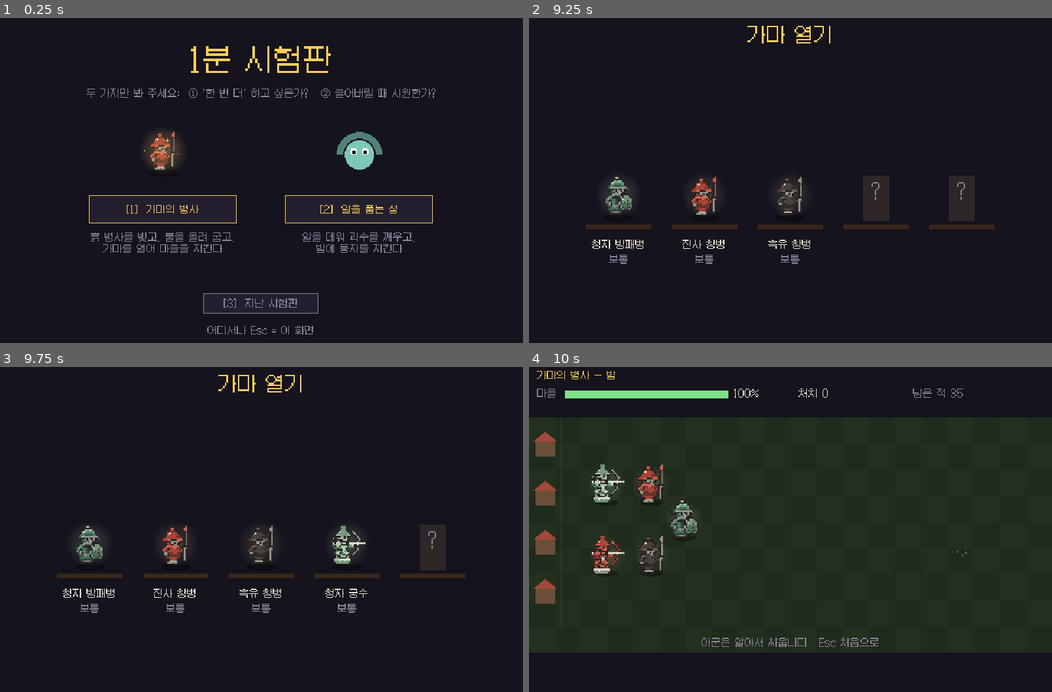
Above: before the commit, frames 1-4 (two rows, left to right).
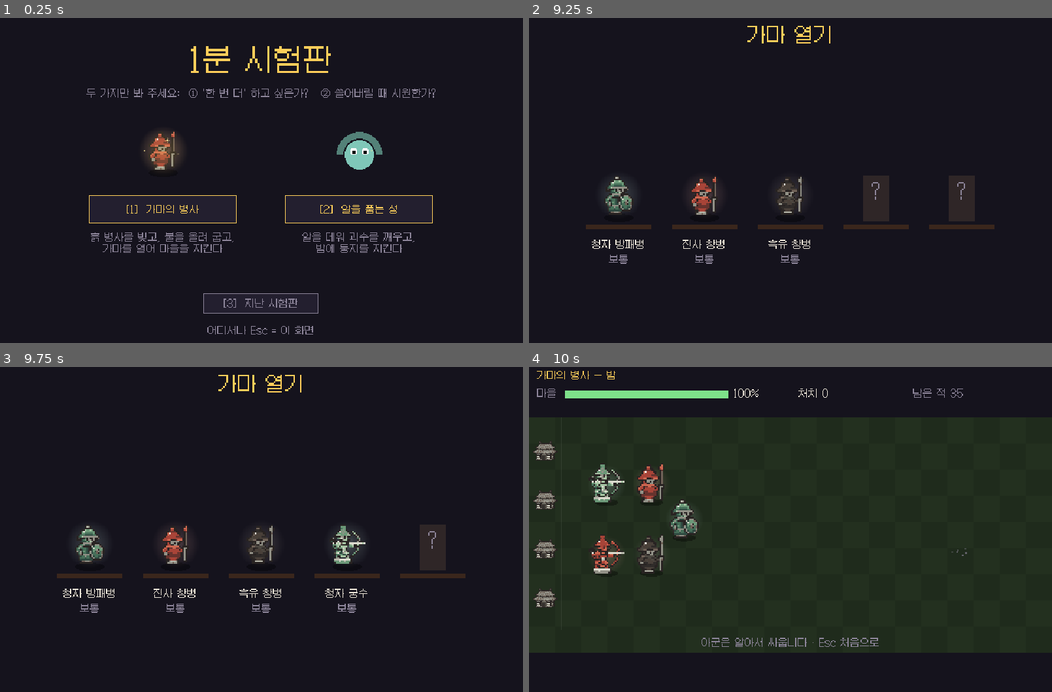
Above: after the commit, the same moments.

Repository: ychan94/game
Game: Godot game, scene res://src/game/launcher.tscn
The game is run twice, just before and just after one commit, with the same random seed, the same clock (stepped at 60 frames per second) and the same inputs.
Inputs (mouse positions are in pixels of both pictures, inside the frame that each line leads up to):
- Up to frame 1 (0.25 s): no input
- Up to frame 2 (9.25 s): tap Enter at 0.5, 0.6, 2.3, 2.75, 2.85, 4.25, 4.55, 6.8, 9.05 s; move the mouse to (905, 164) at 0.52 s; hold D 0.53-1.28 s; click (905, 164) at 0.67 s; tap Space at 0.77, 1.52, 2, 3.02, 3.5, 3.77, 4.52, 6.02, 6.77, 7.52, 9.02 s; tap Keypad Enter at 0.8, 1.35, 3.05, 3.6, 5.3, 7.55 s; move the mouse to (685, 196) at 1.27 s; hold S 1.28-2.03 s; tap E at 1.55, 2.1, 3.8, 6.05, 8.3 s; move the mouse to (842, 109) at 2.02 s; hold D 2.03-2.78 s; move the mouse to (764, 245) at 2.77 s; hold W 2.78-3.53 s; click (764, 245) at 2.92 s; move the mouse to (947, 229) at 3.52 s; hold A 3.53-5.03 s; move the mouse to (633, 131) at 4.27 s; tap R at 4.35 s; move the mouse to (816, 180) at 5.02 s; hold S 5.03-5.78 s; tap 1 at 5.1 s; click (816, 180) at 5.17 s; move the mouse to (712, 99) at 5.77 s; hold D 5.78-6.53 s; tap 2 at 5.85 s; move the mouse to (905, 164) at 6.52 s; hold W 6.53-7.28 s; tap 3 at 6.6 s; move the mouse to (685, 196) at 7.27 s; hold D 7.28-8.03 s; tap 0 at 7.35 s; click (685, 196) at 7.42 s; move the mouse to (842, 109) at 8.02 s; hold S 8.03-8.78 s; tap 4 at 8.1 s; move the mouse to (764, 245) at 8.77 s; hold A from 8.78 s (still down); tap 5 at 8.85 s
- Up to frame 3 (9.75 s): move the mouse to (418, 578) at 9.52 s; release A at 9.53 s; hold W from 9.53 s (still down); tap 6 at 9.6 s; click (418, 578) at 9.67 s
- Up to frame 4 (10 s): keep holding W; tap Space at 9.77 s; tap Keypad Enter at 9.8 s

Frames 1-3 are identical in both runs. In frame 4, 1.1% of the frame differs, in the area x 0-6%, y 19-74%.

Commit message:
규칙: 가마의 병사 한 판 = 밤 5번, 병사 누적·다시 굽기·합치기·흙, 합동 기술 파도
사용자 요청(병사 누적, 요변 말고도 강해질 방법, 합동 기술이 보이게)에 따라
- src/proto/kiln_run.gd: 밤 5번, 병사 자리 6(+1/밤), 흙 경제, 빚기(흙3)·다시 굽기(흙2, 등급 안 내려감)·합치기(같은 병사 3 → 별+1, 확정)
- 밤마다 도깨비 체력 +36%, 다섯째 밤 도깨비 대장 / 합동 기술은 마을 쪽에서 휩쓰는 파도 / 도깨비끼리 겹치지 않게
- 기준 그림의 도깨비·한옥을 게임에 넣음 (assets/sprites/enemy/goblin.png, field/house.png)
- 테스트: test_kiln_run 7개 (누적·자리·흙·다시 굽기·합치기·파도·다섯 밤 균형), 실행기가 해석 못 하는 테스트 파일에서 멈추지 않게
검사: p0·p1·boss 통과. 균형: 안전파 4/6 승 (넷째·다섯째 밤 아슬아슬)

Co-Authored-By: Claude Opus 5.5 <noreply@anthropic.com>
Claude-Session: https://claude.ai/code/session_013YWHGz7E5qjq6QhV64LkwS

Diff:
--- a/src/proto/battle.gd
+++ b/src/proto/battle.gd
@@ -46,6 +46,7 @@
 var stats := {"kills": 0, "specials": 0, "synergies": 0, "damage": 0.0}
 var _next_id := 1
 var synergy_power: float = D.SYNERGY_POWER
+var waves: Array = []           # 지나가는 합동 기술 파도 [{element, x, power}]
 
 
 func _init(seed_value: int, plan: Array = []) -> void:
@@ -125,9 +126,11 @@
 		var e: Array = spawn_queue.pop_front()
 		add_enemy(e[1], rng.randf_range(30.0, FIELD.size.y - 30.0), e[2] if e.size() > 2 else {})
 	_synergy()
+	_move_waves()
 	for u in units:
 		if u.alive:
 			_act(u)
+	_spread_enemies()
 	var keep: Array = []
 	for u in units:
 		if u.alive:
@@ -287,9 +290,37 @@
 			stats["synergies"] += 1
 			var power: float = synergy_power * counts[e] / D.SYNERGY_COUNT
 			events.append({"kind": "synergy", "element": e, "count": counts[e], "name": D.SYNERGY_NAME[e]})
-			for t in units:
-				if t.alive and t.team == "enemy":
-					_element_burst(t, e, power, null)
+			waves.append({"element": e, "x": VILLAGE_X, "power": power})
+
+
+## 합동 기술 파도: 마을 쪽에서 오른쪽으로 휩쓸며, 지나가는 자리의 적이 맞는다
+func _move_waves() -> void:
+	for w in waves:
+		var x0: float = w["x"]
+		w["x"] = x0 + D.SYNERGY_WAVE_SPEED
+		for u in units:
+			if u.alive and u.team == "enemy" and u.pos.x > x0 and u.pos.x <= w["x"]:
+				_element_burst(u, w["element"], w["power"], null)
+	waves = waves.filter(func(w): return w["x"] < FIELD.size.x + 20.0)
+
+
+## 도깨비끼리 겹치지 않게 살짝 밀어낸다
+func _spread_enemies() -> void:
+	var es: Array = []
+	for u in units:
+		if u.alive and u.team == "enemy" and u.stun_t == 0:
+			es.append(u)
+	for i in es.size():
+		for j in range(i + 1, es.size()):
+			var a = es[i]
+			var c = es[j]
+			var d: Vector2 = c.pos - a.pos
+			var m: float = maxf(D.ENEMY_SPREAD, (a.radius + c.radius) * 0.8)
+			var l := d.length()
+			if l > 0.01 and l < m:
+				var push := d / l * (m - l) * 0.25
+				a.pos -= push
+				c.pos += push
 
 
 func _element_burst(t: U, element: String, power: float, src) -> void:
--- a/src/proto/data.gd
+++ b/src/proto/data.gd
@@ -47,12 +47,15 @@
 const SYNERGY_FIRST := 180       # 첫 합동 기술은 3초 뒤
 const SYNERGY_EVERY := 480       # 그 뒤 8초마다
 const SYNERGY_POWER := 12.0      # 합동 기술 기본 위력 (같은 속성 3마리 기준). 높으면 승부가 합동 기술 하나로 갈린다
+const SYNERGY_WAVE_SPEED := 9.0  # 합동 기술 파도가 마을 쪽에서 전장을 휩쓰는 속도 (프레임당 px). 지나가는 순서대로 맞는다
+const ENEMY_SPREAD := 20.0       # 도깨비끼리 서로 밀어내는 거리 (겹쳐 보이지 않게, 몸 크기와 별개)
 
 # ---------- 적 (도깨비) ----------
 const ENEMIES := {
 	"goblin": {"name": "도깨비", "hp": 30.0, "atk": 6.0, "speed": 0.7, "range": 22.0, "cd": 50, "village": 8.0, "radius": 9.0},
 	"imp": {"name": "도깨비불", "hp": 18.0, "atk": 5.0, "speed": 0.8, "range": 110.0, "cd": 70, "village": 6.0, "radius": 7.0},
 	"brute": {"name": "큰 도깨비", "hp": 110.0, "atk": 14.0, "speed": 0.45, "range": 26.0, "cd": 80, "village": 20.0, "radius": 14.0},
+	"chief": {"name": "도깨비 대장", "hp": 1200.0, "atk": 24.0, "speed": 0.35, "range": 30.0, "cd": 70, "village": 80.0, "radius": 20.0},
 }
 const VILLAGE_HP := 160.0        # 새어 들어온 피해가 서서히 쌓이게 (낮으면 '완승 아니면 완패'가 된다)
 
@@ -64,20 +67,48 @@
 const WAVE_RUSH := 6              # 마지막 몰려오기 마릿수
 
 
-static func wave_plan() -> Array:
+static func wave_plan(night := 1) -> Array:
+	var n := maxi(1, night)
+	var every := maxi(22, WAVE_GOBLIN_EVERY - (n - 1) * 5)
+	var hp_mul := 1.0 + (n - 1) * NIGHT_HP_GROWTH
+	var st := func(kind: String) -> Dictionary:
+		return {} if n == 1 else {"hp": ENEMIES[kind]["hp"] * hp_mul}
 	var plan: Array = []
 	var f := 60
 	while f <= 1100:
-		plan.append([f, "goblin"])
-		f += WAVE_GOBLIN_EVERY
-	for f2 in WAVE_IMPS:
-		plan.append([f2, "imp"])
-	for f3 in WAVE_BRUTES:
-		plan.append([f3, "brute"])
-	for i in WAVE_RUSH:
-		plan.append([1150 + i * 12, "goblin"])
+		plan.append([f, "goblin", st.call("goblin")])
+		f += every
+	var imps: Array = WAVE_IMPS.duplicate()
+	var brutes: Array = WAVE_BRUTES.duplicate()
+	for i in n - 1:
+		imps.append(300 + i * 170)
+		brutes.append(620 + i * 140)
+	for f2 in imps:
+		plan.append([f2, "imp", st.call("imp")])
+	for f3 in brutes:
+		plan.append([f3, "brute", st.call("brute")])
+	for i in WAVE_RUSH + (n - 1) * 2:
+		plan.append([1150 + i * 12, "goblin", st.call("goblin")])
+	if n >= KILN_NIGHTS:
+		plan.append([1250, "chief", {}])
 	plan.sort_custom(func(a, b): return a[0] < b[0])
 	return plan
+
+
+# ---------- 여러 밤 (가마의 병사 한 판) ----------
+const KILN_NIGHTS := 5            # 다섯째 밤에 도깨비 대장
+const NIGHT_HP_GROWTH := 0.36     # 밤마다 도깨비 체력 +36% (0.22 너무 쉬움, 0.42 너무 어려움 — 봇 균형 검사)
+const ARMY_CAP_START := 6         # 병사 자리
+const ARMY_CAP_PER_NIGHT := 1     # 밤마다 자리 +1
+const CLAY_START := 15            # 처음 흙 (병사 5명)
+const CLAY_CRAFT := 3             # 새 병사 빚기
+const CLAY_REFIRE := 2            # 있는 병사 다시 굽기
+const CLAY_PER_NIGHT := 6         # 밤을 넘기면 흙
+const CLAY_PER_KILLS := 4         # 처치 4마리마다 흙 1
+const MERGE_COUNT := 3            # 같은 병사 3명 → 별 +1
+const MAX_STAR := 3
+const STAR_MUL := {1: 1.0, 2: 1.8, 3: 3.0}
+const VILLAGE_REPAIR := 30.0      # 밤이 지나면 마을 체력 회복
 
 
 # ---------- 가마 (B) ----------
--- a/src/proto/kiln.gd
+++ b/src/proto/kiln.gd
@@ -60,16 +60,25 @@
 		if use_guarantee and i == 0:
 			r["tier"] = "legend"
 			r["lucky"] = true  # 파편으로 확정된 요변
-		elif rng.randf() < o["crack"]:
-			r["cracked"] = true
-			shards += 1
-		elif rng.randf() < o["legend"]:
-			r["tier"] = "legend"
-		elif rng.randf() < o["fine"]:
-			r["tier"] = "fine"
+		else:
+			var rr := roll(o)
+			r["cracked"] = rr["cracked"]
+			r["tier"] = rr["tier"]
 		r["name"] = "%s %s" % [D.GLAZE_NAME[r["element"]], D.ROLE_NAME_KILN[r["role"]]]
 		results.append(r)
 	return results
+
+
+## 병사 한 명 굽기: 깨짐 → 요변 → 상품 순서. 깨지면 파편 +1
+func roll(o: Dictionary) -> Dictionary:
+	if rng.randf() < o["crack"]:
+		shards += 1
+		return {"cracked": true, "tier": "normal"}
+	if rng.randf() < o["legend"]:
+		return {"cracked": false, "tier": "legend"}
+	if rng.randf() < o["fine"]:
+		return {"cracked": false, "tier": "fine"}
+	return {"cracked": false, "tier": "normal"}
 
 
 func make_battle(seed_value: int):
--- /dev/null
+++ b/src/proto/kiln_run.gd
@@ -0,0 +1,189 @@
+extends RefCounted
+## 가마의 병사 한 판: 밤 5번. 병사는 밤이 지나도 남는다.
+##   준비 (빚기 · 다시 굽기 · 합치기) → 가마 (불 올리고 열기) → 밤 (전투) → 흙 보상 → 준비 …
+## 억울하지 않은 운: 다시 굽기는 등급이 절대 내려가지 않는다 · 불 4까지는 안 깨진다 · 합치기는 운 없이 확정
+
+const D = preload("res://src/proto/data.gd")
+const Kiln = preload("res://src/proto/kiln.gd")
+const Battle = preload("res://src/proto/battle.gd")
+
+var rng := RandomNumberGenerator.new()
+var kiln                         # 불 세기·확률·파편을 맡는다
+var night := 1
+var clay := D.CLAY_START
+var village_hp := D.VILLAGE_HP
+var army: Array = []             # [{id, role, element, tier, star, name}]
+var queue: Array = []            # 가마에 넣은 것 [{kind: "new"/"refire", role, element, id(다시 굽기)}]
+var results: Array = []          # 방금 연 가마 결과 (화면용)
+var state := "prep"              # prep → (가마) → night → prep … → won / lost
+var last_kills := 0
+var last_reward := 0
+var _next_id := 1
+
+
+func _init(seed_value: int) -> void:
+	rng.seed = seed_value
+	kiln = Kiln.new(seed_value + 7)
+
+
+# ---------------- 자리·찾기 ----------------
+func cap() -> int:
+	return D.ARMY_CAP_START + (night - 1) * D.ARMY_CAP_PER_NIGHT
+
+
+func soldier(id: int) -> Dictionary:
+	for s in army:
+		if s["id"] == id:
+			return s
+	return {}
+
+
+func queued_new() -> int:
+	return queue.filter(func(q): return q["kind"] == "new").size()
+
+
+func is_queued(id: int) -> bool:
+	return queue.any(func(q): return q.get("id", -1) == id)
+
+
+static func soldier_name(role: String, element: String) -> String:
+	return "%s %s" % [D.GLAZE_NAME[element], D.ROLE_NAME_KILN[role]]
+
+
+# ---------------- 준비: 빚기 · 다시 굽기 · 합치기 ----------------
+func can_craft() -> bool:
+	return state == "prep" and clay >= D.CLAY_CRAFT and queue.size() < D.KILN_SLOTS and army.size() + queued_new() < cap()
+
+
+func craft(role: String, element: String) -> bool:
+	if not can_craft():
+		return false
+	clay -= D.CLAY_CRAFT
+	queue.append({"kind": "new", "role": role, "element": element})
+	return true
+
+
+func can_refire(id: int) -> bool:
+	var s := soldier(id)
+	return state == "prep" and not s.is_empty() and s["tier"] != "legend" and not is_queued(id) \
+		and clay >= D.CLAY_REFIRE and queue.size() < D.KILN_SLOTS
+
+
+func refire(id: int) -> bool:
+	if not can_refire(id):
+		return false
+	var s := soldier(id)
+	clay -= D.CLAY_REFIRE
+	queue.append({"kind": "refire", "id": id, "role": s["role"], "element": s["element"]})
+	return true
+
+
+## 가마에서 빼기 (흙을 돌려준다)
+func unqueue(index: int) -> void:
+	if index < 0 or index >= queue.size():
+		return
+	var q: Dictionary = queue.pop_at(index)
+	clay += D.CLAY_CRAFT if q["kind"] == "new" else D.CLAY_REFIRE
+
+
+## 합칠 수 있는 묶음: 같은 모양·유약·별 병사 3명 (가마에 넣은 병사는 뺀다)
+func merge_groups() -> Array:
+	var by := {}
+	for s in army:
+		if s["star"] >= D.MAX_STAR or is_queued(s["id"]):
+			continue
+		var key := "%s|%s|%d" % [s["role"], s["element"], s["star"]]
+		if not by.has(key):
+			by[key] = []
+		by[key].append(s["id"])
+	var groups: Array = []
+	for key in by:
+		var ids: Array = by[key]
+		if ids.size() >= D.MERGE_COUNT:
+			groups.append(ids.slice(0, D.MERGE_COUNT))
+	return groups
+
+
+## 3명을 하나로: 별 +1, 등급은 셋 중 가장 좋은 것
+func merge(ids: Array) -> Dictionary:
+	if ids.size() != D.MERGE_COUNT or state != "prep":
+		return {}
+	var parts: Array = ids.map(func(i): return soldier(i))
+	if parts.any(func(p): return p.is_empty()):
+		return {}
+	var a: Dictionary = parts[0]
+	for p in parts:
+		if p["role"] != a["role"] or p["element"] != a["element"] or p["star"] != a["star"]:
+			return {}
+	var best := 0
+	for p in parts:
+		best = maxi(best, D.TIERS.find(p["tier"]))
+	army = army.filter(func(s): return not ids.has(s["id"]))
+	var m := _add_soldier(a["role"], a["element"], D.TIERS[best], a["star"] + 1)
+	return m
+
+
+func _add_soldier(role: String, element: String, tier: String, star := 1) -> Dictionary:
+	var s := {"id": _next_id, "role": role, "element": element, "tier": tier, "star": star, "name": soldier_name(role, element)}
+	_next_id += 1
+	army.append(s)
+	return s
+
+
+# ---------------- 가마 ----------------
+## 가마를 연다. 새 병사는 군대에 들어오고, 다시 구운 병사는 등급이 오르거나 그대로 (불 5 이상이면 깨질 수 있다)
+func fire() -> Array:
+	results = []
+	if queue.is_empty():
+		return results
+	var o: Dictionary = kiln.odds()
+	var guarantee: bool = kiln.guaranteed_legend()
+	if guarantee:
+		kiln.shards -= D.SHARDS_FOR_LEGEND
+	for i in queue.size():
+		var q: Dictionary = queue[i]
+		var rr: Dictionary = {"cracked": false, "tier": "legend"} if guarantee and i == 0 else kiln.roll(o)
+		var r := {"role": q["role"], "element": q["element"], "cracked": rr["cracked"], "tier": rr["tier"],
+			"lucky": guarantee and i == 0, "refire": q["kind"] == "refire", "name": soldier_name(q["role"], q["element"])}
+		if q["kind"] == "new":
+			if not rr["cracked"]:
+				_add_soldier(q["role"], q["element"], rr["tier"])
+		else:
+			var s := soldier(q["id"])
+			r["before"] = s["tier"]
+			r["star"] = s["star"]
+			if rr["cracked"]:
+				army = army.filter(func(x): return x["id"] != q["id"])
+			elif D.TIERS.find(rr["tier"]) > D.TIERS.find(s["tier"]):
+				s["tier"] = rr["tier"]
+			r["tier"] = s["tier"] if not rr["cracked"] else s["tier"]
+		results.append(r)
+	queue = []
+	kiln.heat = 0
+	return results
+
+
+# ---------------- 밤 ----------------
+func start_night():
+	var b = Battle.new(rng.randi(), D.wave_plan(night))
+	b.village_hp = village_hp
+	for s in army:
+		b.add_ally(s["role"], s["element"], s["tier"], s["name"], D.STAR_MUL[s["star"]])
+	state = "night"
+	return b
+
+
+func end_night(b) -> void:
+	village_hp = maxf(0.0, b.village_hp)
+	last_kills = b.stats["kills"]
+	if b.result != "win" or village_hp <= 0.0:
+		state = "lost"
+		return
+	last_reward = D.CLAY_PER_NIGHT + last_kills / D.CLAY_PER_KILLS
+	clay += last_reward
+	night += 1
+	if night > D.KILN_NIGHTS:
+		state = "won"
+		return
+	village_hp = minf(D.VILLAGE_HP, village_hp + D.VILLAGE_REPAIR)
+	state = "prep"
--- a/tests/run_tests.gd
+++ b/tests/run_tests.gd
@@ -5,7 +5,7 @@
 
 const SUITES := {
 	"p0": ["res://tests/test_p0.gd"],
-	"p1": ["res://tests/test_p1.gd", "res://tests/test_proto.gd"],
+	"p1": ["res://tests/test_p1.gd", "res://tests/test_proto.gd", "res://tests/test_kiln_run.gd"],
 	"boss": ["res://tests/test_boss.gd"],
 }
 
@@ -16,7 +16,13 @@
 	var ok := 0
 	var fail := 0
 	for path in SUITES.get(stage, []):
-		var suite = load(path).new()
+		var script = load(path)
+		if script == null or not script.can_instantiate():
+			# 테스트 파일을 해석하지 못하면 (문법 오류 등) 멈추지 말고 실패로 센다
+			fail += 1
+			print("  실패: %s — 테스트 파일을 불러오지 못함 (문법 오류?)" % path.get_file())
+			continue
+		var suite = script.new()
 		for m in suite.get_method_list():
 			var name: String = m["name"]
 			if not name.begins_with("test_"):
--- /dev/null
+++ b/tests/test_kiln_run.gd
@@ -0,0 +1,155 @@
+extends "res://tests/suite.gd"
+## 가마의 병사 한 판(밤 5번): 누적·빚기·다시 굽기·합치기·흙·균형
+
+const PD = preload("res://src/proto/data.gd")
+const KilnRun = preload("res://src/proto/kiln_run.gd")
+const Battle = preload("res://src/proto/battle.gd")
+
+const PLAN_ROLES := ["shield", "spear", "archer", "spear", "archer", "shield", "spear", "archer"]
+
+
+## 봇: 합칠 수 있으면 합치고, 빚을 수 있으면 빚고(처음 셋은 같은 유약), 흙이 남으면 다시 굽는다
+func bot_prep(run, heat: int) -> void:
+	while not run.merge_groups().is_empty():
+		run.merge(run.merge_groups()[0])
+	var i: int = run.army.size()
+	while run.can_craft():
+		var el: String = "fire" if i < 4 else ["water", "earth", "fire"][i % 3]
+		run.craft(PLAN_ROLES[i % PLAN_ROLES.size()], el)
+		i += 1
+	for s in run.army.duplicate():
+		if s["tier"] == "normal" and run.can_refire(s["id"]):
+			run.refire(s["id"])
+	run.kiln.heat = heat
+	run.fire()
+	while not run.merge_groups().is_empty():
+		run.merge(run.merge_groups()[0])
+
+
+func play(seed_value: int, heat: int) -> Dictionary:
+	var run = KilnRun.new(seed_value)
+	var hp_log: Array = []
+	while run.state == "prep":
+		bot_prep(run, heat)
+		var b = run.start_night()
+		while not b.done and b.frame < 60 * 90:
+			b.step()
+		run.end_night(b)
+		hp_log.append(roundi(run.village_hp))
+	return {"state": run.state, "night": mini(run.night, PD.KILN_NIGHTS), "army": run.army.size(), "hp": hp_log,
+		"stars": run.army.map(func(s): return s["star"]).reduce(func(a, x): return a + x, 0)}
+
+
+func test_army_carries_over_nights() -> bool:
+	var run = KilnRun.new(3)
+	check(run.craft("spear", "fire") and run.craft("shield", "earth"), "흙 15로 빚기")
+	run.fire()
+	check(run.army.size() == 2, "가마를 열면 군대에 들어온다")
+	var b = run.start_night()
+	b.units = b.units.filter(func(u): return u.team == "ally")
+	b.spawn_queue = []
+	b.step()
+	run.end_night(b)
+	check(run.state == "prep" and run.night == 2 and run.army.size() == 2, "밤이 지나도 병사가 남는다")
+	check(run.clay == PD.CLAY_START - 2 * PD.CLAY_CRAFT + PD.CLAY_PER_NIGHT, "밤을 넘기면 흙 보상")
+	check(run.cap() == PD.ARMY_CAP_START + PD.ARMY_CAP_PER_NIGHT, "밤마다 자리 +1")
+	return true
+
+
+func test_cap_and_clay_limit_crafting() -> bool:
+	var run = KilnRun.new(1)
+	run.clay = 999
+	var n := 0
+	while run.craft("spear", "fire"):
+		n += 1
+	check(n == PD.KILN_SLOTS, "한 번에 가마 자리만큼만 넣는다: %d" % n)
+	run.fire()
+	while run.craft("spear", "fire"):
+		pass
+	run.fire()
+	check(run.army.size() <= run.cap(), "병사 자리를 넘지 않는다")
+	var r2 = KilnRun.new(1)
+	r2.clay = PD.CLAY_CRAFT - 1
+	check(not r2.craft("spear", "fire"), "흙이 모자라면 못 빚는다")
+	return true
+
+
+func test_refire_never_lowers_tier_and_safe_heat_never_cracks() -> bool:
+	for seed_value in 30:
+		var run = KilnRun.new(seed_value)
+		run.clay = 100
+		run.craft("spear", "fire")
+		run.fire()
+		var s: Dictionary = run.army[0]
+		s["tier"] = "fine"
+		run.refire(s["id"])
+		run.kiln.heat = PD.KILN_SAFE_HEAT
+		run.fire()
+		check(run.army.size() == 1, "안전 구간에서는 다시 구워도 안 깨진다")
+		check(PD.TIERS.find(run.army[0]["tier"]) >= PD.TIERS.find("fine"), "다시 구워도 등급은 안 내려간다")
+	return true
+
+
+func test_merge_three_raises_star() -> bool:
+	var run = KilnRun.new(2)
+	run.clay = 100
+	for i in 3:
+		run.craft("spear", "fire")
+	run.kiln.heat = 0
+	run.fire()
+	run.army[1]["tier"] = "fine"
+	var groups: Array = run.merge_groups()
+	check(groups.size() == 1, "같은 병사 3명이면 합칠 수 있다")
+	var m: Dictionary = run.merge(groups[0])
+	check(run.army.size() == 1 and m["star"] == 2 and m["tier"] == "fine", "별 +1, 등급은 가장 좋은 것: %s" % [m])
+	run.craft("spear", "water")
+	run.fire()
+	check(run.merge_groups().is_empty(), "유약이 다르면 못 합친다")
+	return true
+
+
+func test_waves_grow_and_chief_on_last_night() -> bool:
+	var p1: Array = PD.wave_plan(1)
+	var p5: Array = PD.wave_plan(PD.KILN_NIGHTS)
+	check(p5.size() > p1.size(), "밤이 깊을수록 적이 많다: %d → %d" % [p1.size(), p5.size()])
+	check(p5.any(func(e): return e[1] == "chief") and not p1.any(func(e): return e[1] == "chief"), "마지막 밤에만 도깨비 대장")
+	return true
+
+
+func test_synergy_wave_sweeps_left_to_right() -> bool:
+	var b = Battle.new(1, [])
+	for i in 3:
+		b.add_ally("archer", "fire", "normal", "t")
+	var near = b.add_enemy("goblin", 100.0)
+	var far = b.add_enemy("goblin", 100.0)
+	near.pos = Vector2(120, 100)
+	far.pos = Vector2(560, 100)
+	near.hp = 1000.0
+	far.hp = 1000.0
+	var hit_near := -1
+	var hit_far := -1
+	for i in PD.SYNERGY_FIRST + 120:
+		near.pos = Vector2(120, 100)
+		far.pos = Vector2(560, 100)
+		b.step()
+		if hit_near < 0 and near.burn_t > 0:
+			hit_near = b.frame
+		if hit_far < 0 and far.burn_t > 0:
+			hit_far = b.frame
+	check(hit_near > 0 and hit_far > hit_near, "파도가 가까운 적부터 차례로 맞힌다: %d, %d" % [hit_near, hit_far])
+	return true
+
+
+## 균형: 안전파(불 4)도 대체로 다섯 밤을 버티고, 끝까지 아슬아슬해야 한다
+func test_balance_five_nights() -> bool:
+	var safe := []
+	var gamble := []
+	for s in 6:
+		safe.append(play(500 + s, PD.KILN_SAFE_HEAT))
+		gamble.append(play(500 + s, 7))
+	var sw := safe.filter(func(r): return r["state"] == "won").size()
+	var gw := gamble.filter(func(r): return r["state"] == "won").size()
+	print("RESULT_JSON:" + JSON.stringify({"proto": "kiln_run", "safe_wins": sw, "gamble_wins": gw, "safe": safe, "gamble": gamble}))
+	check(sw >= 3, "안전하게 해도 절반 이상은 끝까지 가야 (억울함 방지): %d/6" % sw)
+	check(sw <= 5, "안전하게만 해도 늘 이기면 긴장이 없다: %d/6" % sw)
+	return true
Binary file added: assets/sprites/enemy/goblin.png
Binary file added: assets/sprites/field/house.png
Not shown, added: work/2026-11-27-누적과성장/NOTES.md
